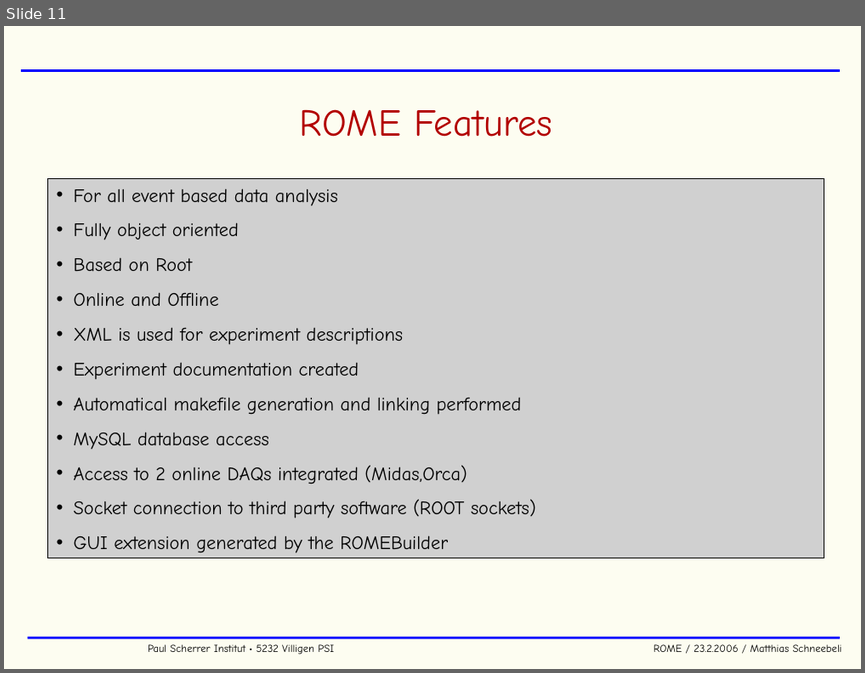
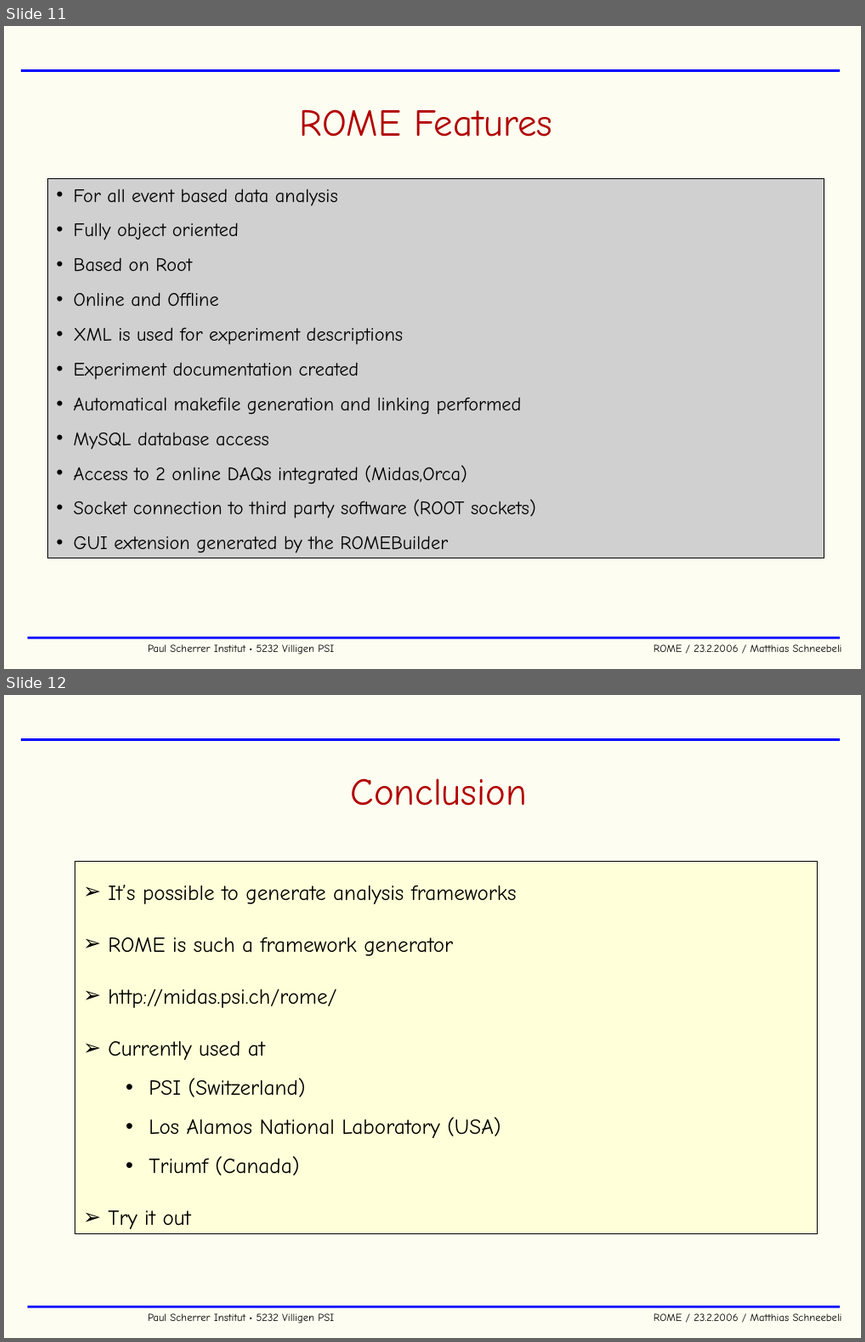
Before and after one commit to cjpl/rome, a slide deck: rome/documentation/ROME.ppt. Shown one above the other, each under a label of ours: slide 11 before the commit, slides 11 and 12 after it. The pictures are 865x673 and 865x1342 pixels, drawn with LibreOffice and Linux fonts; fonts in the diff are those of the drawing; grey boxes stand for pictures; background and template pictures are left out. Boxes give left, top, right and bottom in pixels: in the first picture for what was removed or moved away, otherwise in the second. Text is boxed around its words. In the diff, an @@ line names an element or a change of style, - is before the commit and + after.

```diff
--- a/rome/documentation/ROME.ppt
+++ b/rome/documentation/ROME.ppt
@@ slide 12 added at (4,695,861,1338), background #FDFDF1; not listed: 3 template elements that a slide beside it also shows @@
@@ title added at (351,778,528,805), 32 pt, text #B20000 @@
+Conclusion
@@ rectangle added at (75,862,817,1234), fill #FFFFD9, outline #000000 0.99 pt, 18 pt, text #000000 @@
+➢ It’s possible to generate analysis frameworks
+➢ ROME is such a framework generator
+➢ http://midas.psi.ch/rome/
+➢ Currently used at
+  • PSI (Switzerland)
+  • Los Alamos National Laboratory (USA)
+  • Triumf (Canada)
+➢ Try it out
```
Also in this commit, not shown: 9 slides changed, 1 slide removed.
